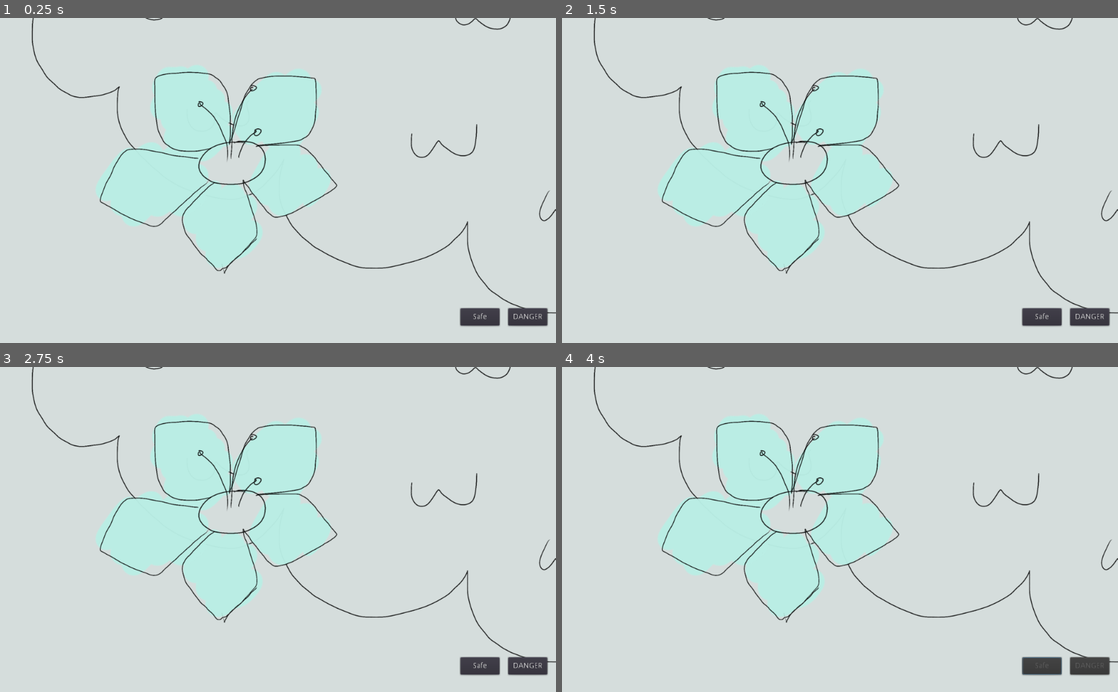
Above: before the commit, frames 1-4 (two rows, left to right).
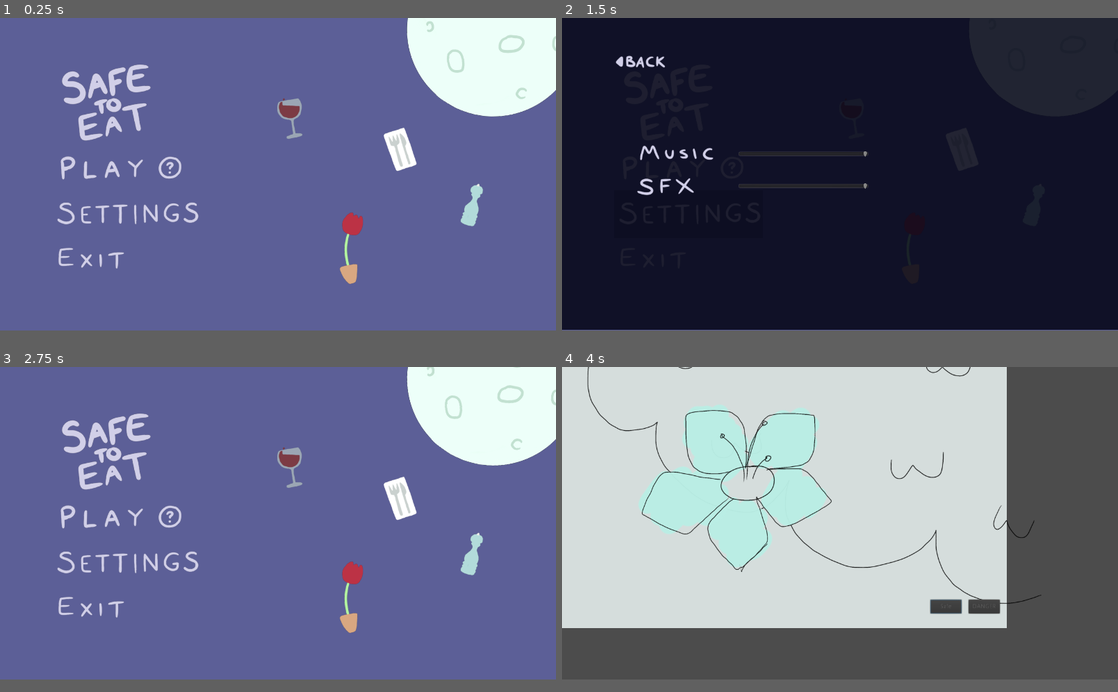
Above: after the commit, the same moments.

Repository: Niimphu/FiresideGameJam2023
Game: Godot game, scene res://Menus/MainMenu.tscn
Two runs of this game, one before a commit and one after it. Both use one fixed random seed, a clock stepped at 60 frames per second and the inputs below. Before the commit the project starts from res://GuidebookPrototype/TestLevel.tscn.
Inputs (mouse positions are in pixels of both pictures, inside the frame that each line leads up to):
- Up to frame 1 (0.25 s): no input
- Up to frame 2 (1.5 s): click (734, 174) at 0.52 s; click (689, 222) at 1.27 s
- Up to frame 3 (2.75 s): click (77, 412) at 2.02 s
- Up to frame 4 (4 s): click (662, 523) at 2.77 s; click "Safe" at 3.5 s
In our replay, the window is 800x468 before the commit and 800x450 after it. These sizes can differ from the game's own. Grey fills any space a smaller window leaves; there, only what the larger window draws over its background counts as a difference.

The runs differ from the first frame. In frame 1, 94% of the frame differs, in the area x 0-100%, y 0-97%; in frame 2, 96%; in frame 3, 94%; in frame 4, 46%.

Commit message:
main menu working

Diff:
--- /dev/null
+++ b/Animation scripts/spin.gd
@@ -0,0 +1,8 @@
+extends Control
+
+var rotation_modifier = 0.03
+var current_rotation = 1
+
+func _process(delta):
+	current_rotation += rotation_modifier
+	set_rotation(current_rotation * delta)
--- /dev/null
+++ b/Autoloads/SoundControl.gd
@@ -0,0 +1,12 @@
+extends Node
+
+onready var music_player = $MusicPlayer
+
+var track_1 = load("res://Sounds/Music/Track 1.mp3")
+
+func _ready():
+	pass
+
+func play_music():
+	music_player.stream = track_1
+	music_player.play()
--- /dev/null
+++ b/Autoloads/SoundControl.tscn
@@ -0,0 +1,9 @@
+[gd_scene load_steps=2 format=2]
+
+[ext_resource path="res://Autoloads/SoundControl.gd" type="Script" id=1]
+
+[node name="SoundControl" type="Node"]
+script = ExtResource( 1 )
+
+[node name="MusicPlayer" type="AudioStreamPlayer" parent="."]
+bus = "Music"
--- a/GuidebookPrototype/FlowerLevelIdentifier.gd
+++ b/GuidebookPrototype/FlowerLevelIdentifier.gd
@@ -16,7 +16,7 @@
 var petal_roundness
 var petal_amount
 
-func _process(delta):
+func _process(_delta):
 	initialise_features()
 	is_dangerous = check_danger()
 
--- /dev/null
+++ b/Menus/Back.gd
@@ -0,0 +1,16 @@
+extends Button
+
+
+# Declare member variables here. Examples:
+# var a = 2
+# var b = "text"
+
+
+# Called when the node enters the scene tree for the first time.
+func _ready():
+	pass # Replace with function body.
+
+
+# Called every frame. 'delta' is the elapsed time since the previous frame.
+#func _process(delta):
+#	pass
--- /dev/null
+++ b/Menus/ButtonTheme.tres
@@ -0,0 +1,18 @@
+[gd_resource type="Theme" load_steps=5 format=2]
+
+[sub_resource type="StyleBoxFlat" id=4]
+bg_color = Color( 0.180392, 0.180392, 0.266667, 0.490196 )
+
+[sub_resource type="StyleBoxFlat" id=1]
+bg_color = Color( 0.180392, 0.180392, 0.266667, 0.490196 )
+
+[sub_resource type="StyleBoxEmpty" id=2]
+
+[sub_resource type="StyleBoxFlat" id=3]
+bg_color = Color( 0.180392, 0.180392, 0.266667, 0.686275 )
+
+[resource]
+Button/styles/focus = SubResource( 4 )
+Button/styles/hover = SubResource( 1 )
+Button/styles/normal = SubResource( 2 )
+Button/styles/pressed = SubResource( 3 )
--- /dev/null
+++ b/Menus/MainMenu.gd
@@ -0,0 +1,15 @@
+extends Control
+
+onready var settings_menu = get_node("/root/MainMenu/SettingsMenu")
+
+func _ready():
+	SoundControl.play_music()
+
+func _on_Settings_pressed():
+	settings_menu.visible = true
+
+func _on_Play_pressed():
+	get_tree().change_scene("res://GuidebookPrototype/TestLevel.tscn")
+
+func _on_Exit_pressed():
+	get_tree().quit()
--- /dev/null
+++ b/Menus/MainMenu.tscn
@@ -0,0 +1,128 @@
+[gd_scene load_steps=15 format=2]
+
+[ext_resource path="res://Menus/Sprites/Help.png" type="Texture" id=1]
+[ext_resource path="res://Menus/Sprites/Settings.png" type="Texture" id=2]
+[ext_resource path="res://Menus/Sprites/Play.png" type="Texture" id=3]
+[ext_resource path="res://Menus/Sprites/Exit.png" type="Texture" id=4]
+[ext_resource path="res://Menus/Sprites/Logo.png" type="Texture" id=5]
+[ext_resource path="res://Menus/ButtonTheme.tres" type="Theme" id=6]
+[ext_resource path="res://Menus/Sprites/Moon.PNG" type="Texture" id=7]
+[ext_resource path="res://Animation scripts/spin.gd" type="Script" id=8]
+[ext_resource path="res://Menus/Sprites/Pepper Mill.png" type="Texture" id=9]
+[ext_resource path="res://Menus/Sprites/Potted Flower.png" type="Texture" id=10]
+[ext_resource path="res://Menus/Sprites/Wine Glass.png" type="Texture" id=11]
+[ext_resource path="res://Menus/Sprites/Cutlery.png" type="Texture" id=12]
+[ext_resource path="res://Menus/SettingsMenu.tscn" type="PackedScene" id=13]
+[ext_resource path="res://Menus/MainMenu.gd" type="Script" id=14]
+
+[node name="MainMenu" type="Control"]
+theme = ExtResource( 6 )
+script = ExtResource( 14 )
+
+[node name="ColorRect" type="ColorRect" parent="."]
+margin_right = 1617.0
+margin_bottom = 932.0
+color = Color( 0.360784, 0.372549, 0.592157, 1 )
+
+[node name="Control" type="Control" parent="."]
+margin_right = 40.0
+margin_bottom = 40.0
+
+[node name="Wine" type="TextureRect" parent="Control"]
+margin_left = 622.0
+margin_top = 166.0
+margin_right = 720.0
+margin_bottom = 662.0
+texture = ExtResource( 11 )
+
+[node name="Cutlery" type="TextureRect" parent="Control"]
+margin_left = 877.0
+margin_top = 248.0
+margin_right = 968.0
+margin_bottom = 360.0
+texture = ExtResource( 12 )
+
+[node name="Salt" type="TextureRect" parent="Control"]
+margin_left = 1049.0
+margin_top = 371.0
+margin_right = 1396.0
+margin_bottom = 867.0
+texture = ExtResource( 9 )
+
+[node name="Flower" type="TextureRect" parent="Control"]
+margin_left = 763.0
+margin_top = 445.0
+margin_right = 856.0
+margin_bottom = 626.0
+texture = ExtResource( 10 )
+
+[node name="Moon" type="TextureRect" parent="."]
+margin_left = 885.0
+margin_top = -185.0
+margin_right = 1385.0
+margin_bottom = 246.0
+rect_pivot_offset = Vector2( 250, 215 )
+texture = ExtResource( 7 )
+expand = true
+stretch_mode = 1
+script = ExtResource( 8 )
+
+[node name="MarginContainer" type="MarginContainer" parent="."]
+margin_left = 120.0
+margin_top = 100.0
+margin_right = 467.0
+margin_bottom = 581.0
+
+[node name="HBoxContainer" type="HBoxContainer" parent="MarginContainer"]
+margin_right = 347.0
+margin_bottom = 496.0
+
+[node name="VBoxContainer" type="VBoxContainer" parent="MarginContainer/HBoxContainer"]
+margin_right = 343.0
+margin_bottom = 496.0
+
+[node name="Logo" type="TextureRect" parent="MarginContainer/HBoxContainer/VBoxContainer"]
+margin_right = 343.0
+margin_bottom = 193.0
+texture = ExtResource( 5 )
+
+[node name="HBoxContainer" type="HBoxContainer" parent="MarginContainer/HBoxContainer/VBoxContainer"]
+margin_top = 197.0
+margin_right = 343.0
+margin_bottom = 293.0
+
+[node name="Play" type="Button" parent="MarginContainer/HBoxContainer/VBoxContainer/HBoxContainer"]
+margin_right = 227.0
+margin_bottom = 96.0
+icon = ExtResource( 3 )
+
+[node name="Help" type="Button" parent="MarginContainer/HBoxContainer/VBoxContainer/HBoxContainer"]
+margin_left = 231.0
+margin_right = 312.0
+margin_bottom = 96.0
+icon = ExtResource( 1 )
+
+[node name="Settings" type="Button" parent="MarginContainer/HBoxContainer/VBoxContainer"]
+margin_top = 297.0
+margin_right = 343.0
+margin_bottom = 407.0
+icon = ExtResource( 2 )
+
+[node name="Exit" type="Button" parent="MarginContainer/HBoxContainer/VBoxContainer"]
+margin_top = 411.0
+margin_right = 343.0
+margin_bottom = 496.0
+theme = ExtResource( 6 )
+icon = ExtResource( 4 )
+
+[node name="CenterContainer" type="CenterContainer" parent="MarginContainer/HBoxContainer"]
+margin_left = 347.0
+margin_right = 347.0
+margin_bottom = 496.0
+
+[node name="SettingsMenu" parent="." instance=ExtResource( 13 )]
+visible = false
+
+[connection signal="pressed" from="MarginContainer/HBoxContainer/VBoxContainer/HBoxContainer/Play" to="." method="_on_Play_pressed"]
+[connection signal="pressed" from="MarginContainer/HBoxContainer/VBoxContainer/Settings" to="." method="_on_Settings_pressed"]
+[connection signal="pressed" from="MarginContainer/HBoxContainer/VBoxContainer/Exit" to="." method="_on_Exit_pressed"]
--- /dev/null
+++ b/Menus/SettingsMenu.tscn
@@ -0,0 +1,131 @@
+[gd_scene load_steps=11 format=2]
+
+[ext_resource path="res://Menus/Sprites/Back.png" type="Texture" id=1]
+[ext_resource path="res://Menus/ButtonTheme.tres" type="Theme" id=2]
+[ext_resource path="res://Menus/Sprites/Music.png" type="Texture" id=3]
+[ext_resource path="res://Menus/Sprites/SFX.png" type="Texture" id=4]
+[ext_resource path="res://Menus/Volume.gd" type="Script" id=5]
+
+[sub_resource type="StyleBoxEmpty" id=5]
+
+[sub_resource type="StyleBoxEmpty" id=1]
+
+[sub_resource type="StyleBoxEmpty" id=4]
+
+[sub_resource type="StyleBoxEmpty" id=2]
+
+[sub_resource type="StyleBoxEmpty" id=3]
+
+[node name="SettingsMenu" type="Control"]
+anchor_right = 1.0
+anchor_bottom = 1.0
+theme = ExtResource( 2 )
+script = ExtResource( 5 )
+
+[node name="ColorRect" type="ColorRect" parent="."]
+margin_right = 1282.0
+margin_bottom = 719.0
+color = Color( 0.0235294, 0.027451, 0.0941176, 0.882353 )
+
+[node name="MarginContainer" type="MarginContainer" parent="."]
+margin_left = 120.0
+margin_top = 80.0
+margin_right = 920.0
+margin_bottom = 419.0
+
+[node name="VBoxContainer" type="VBoxContainer" parent="MarginContainer"]
+margin_right = 800.0
+margin_bottom = 339.0
+
+[node name="HBoxContainer2" type="HBoxContainer" parent="MarginContainer/VBoxContainer"]
+margin_right = 800.0
+margin_bottom = 43.0
+
+[node name="Back" type="Button" parent="MarginContainer/VBoxContainer/HBoxContainer2"]
+margin_right = 126.0
+margin_bottom = 43.0
+icon = ExtResource( 1 )
+
+[node name="VSeparator" type="VSeparator" parent="MarginContainer/VBoxContainer/HBoxContainer2"]
+margin_left = 130.0
+margin_right = 150.0
+margin_bottom = 43.0
+custom_constants/separation = 20
+custom_styles/separator = SubResource( 5 )
+
+[node name="HSeparator" type="HSeparator" parent="MarginContainer/VBoxContainer"]
+margin_top = 47.0
+margin_right = 800.0
+margin_bottom = 187.0
+custom_constants/separation = 140
+custom_styles/separator = SubResource( 1 )
+
+[node name="HBoxContainer" type="HBoxContainer" parent="MarginContainer/VBoxContainer"]
+margin_top = 191.0
+margin_right = 800.0
+margin_bottom = 339.0
+
+[node name="VSeparator2" type="VSeparator" parent="MarginContainer/VBoxContainer/HBoxContainer"]
+margin_right = 40.0
+margin_bottom = 148.0
+custom_constants/separation = 40
+custom_styles/separator = SubResource( 4 )
+
+[node name="Labels" type="VBoxContainer" parent="MarginContainer/VBoxContainer/HBoxContainer"]
+margin_left = 44.0
+margin_right = 248.0
+margin_bottom = 148.0
+
+[node name="Music" type="TextureRect" parent="MarginContainer/VBoxContainer/HBoxContainer/Labels"]
+margin_right = 204.0
+margin_bottom = 77.0
+texture = ExtResource( 3 )
+
+[node name="SFX" type="TextureRect" parent="MarginContainer/VBoxContainer/HBoxContainer/Labels"]
+margin_top = 81.0
+margin_right = 204.0
+margin_bottom = 148.0
+texture = ExtResource( 4 )
+
+[node name="VSeparator" type="VSeparator" parent="MarginContainer/VBoxContainer/HBoxContainer"]
+margin_left = 252.0
+margin_right = 282.0
+margin_bottom = 148.0
+custom_constants/separation = 30
+custom_styles/separator = SubResource( 2 )
+
+[node name="Sliders" type="VBoxContainer" parent="MarginContainer/VBoxContainer/HBoxContainer"]
+margin_left = 286.0
+margin_right = 586.0
+margin_bottom = 148.0
+rect_min_size = Vector2( 300, 0 )
+
+[node name="HSeparator" type="HSeparator" parent="MarginContainer/VBoxContainer/HBoxContainer/Sliders"]
+margin_right = 300.0
+margin_bottom = 30.0
+custom_constants/separation = 30
+custom_styles/separator = SubResource( 3 )
+
+[node name="MusicSlider" type="HSlider" parent="MarginContainer/VBoxContainer/HBoxContainer/Sliders"]
+margin_top = 34.0
+margin_right = 300.0
+margin_bottom = 50.0
+min_value = -30.0
+max_value = 0.0
+
+[node name="HSeparator2" type="HSeparator" parent="MarginContainer/VBoxContainer/HBoxContainer/Sliders"]
+margin_top = 54.0
+margin_right = 300.0
+margin_bottom = 104.0
+custom_constants/separation = 50
+custom_styles/separator = SubResource( 3 )
+
+[node name="SFXSlider" type="HSlider" parent="MarginContainer/VBoxContainer/HBoxContainer/Sliders"]
+margin_top = 108.0
+margin_right = 300.0
+margin_bottom = 124.0
+min_value = -30.0
+max_value = 0.0
+
+[connection signal="pressed" from="MarginContainer/VBoxContainer/HBoxContainer2/Back" to="." method="_on_Back_pressed"]
+[connection signal="value_changed" from="MarginContainer/VBoxContainer/HBoxContainer/Sliders/MusicSlider" to="." method="_on_MusicSlider_value_changed"]
--- /dev/null
+++ b/Menus/Volume.gd
@@ -0,0 +1,17 @@
+extends Control
+
+onready var music_bus = AudioServer.get_bus_index("Music")
+
+func _ready():
+	self.visible = false
+
+func _on_MusicSlider_value_changed(value):
+	AudioServer.set_bus_volume_db(music_bus, value)
+
+	if value < -30:
+		AudioServer.set_bus_mute(music_bus, true)
+	else:
+		AudioServer.set_bus_mute(music_bus, false)
+
+func _on_Back_pressed():
+	self.visible = false
--- /dev/null
+++ b/default_bus_layout.tres
@@ -0,0 +1,10 @@
+[gd_resource type="AudioBusLayout" format=2]
+
+[resource]
+bus/0/volume_db = -25.7676
+bus/1/name = "Music"
+bus/1/solo = false
+bus/1/mute = false
+bus/1/bypass_fx = false
+bus/1/volume_db = 0.0
+bus/1/send = "Master"
--- a/project.godot
+++ b/project.godot
@@ -11,11 +11,17 @@
 [application]
 
 config/name="Fireside Jam 2023"
-run/main_scene="res://GuidebookPrototype/TestLevel.tscn"
+run/main_scene="res://Menus/MainMenu.tscn"
 config/icon="res://icon.png"
+
+[autoload]
+
+SoundControl="*res://Autoloads/SoundControl.tscn"
 
 [display]
 
+window/size/width=1280
+window/size/height=720
 window/stretch/mode="2d"
 window/stretch/aspect="keep"
 
Not shown, added: GuidebookPrototype/Sprites/IMG_0568.PNG.import
Not shown, added: GuidebookPrototype/Sprites/IMG_0573.PNG.import
Not shown, added: GuidebookPrototype/Sprites/IMG_0574.PNG.import
Not shown, added: GuidebookPrototype/Sprites/IMG_0575.PNG.import
Not shown, added: GuidebookPrototype/Sprites/IMG_0576.PNG.import
Not shown, added: GuidebookPrototype/Sprites/IMG_0577.PNG.import
Not shown, added: GuidebookPrototype/Sprites/IMG_0578.PNG.import
Not shown, added: GuidebookPrototype/Sprites/IMG_0579.PNG.import
Not shown, added: GuidebookPrototype/Sprites/IMG_0580.PNG.import
Not shown, added: GuidebookPrototype/Sprites/IMG_0581.PNG.import
Not shown, added: GuidebookPrototype/Sprites/IMG_0582.PNG.import
Not shown, added: GuidebookPrototype/Sprites/IMG_0583.PNG.import
(and 38 more such lines)
